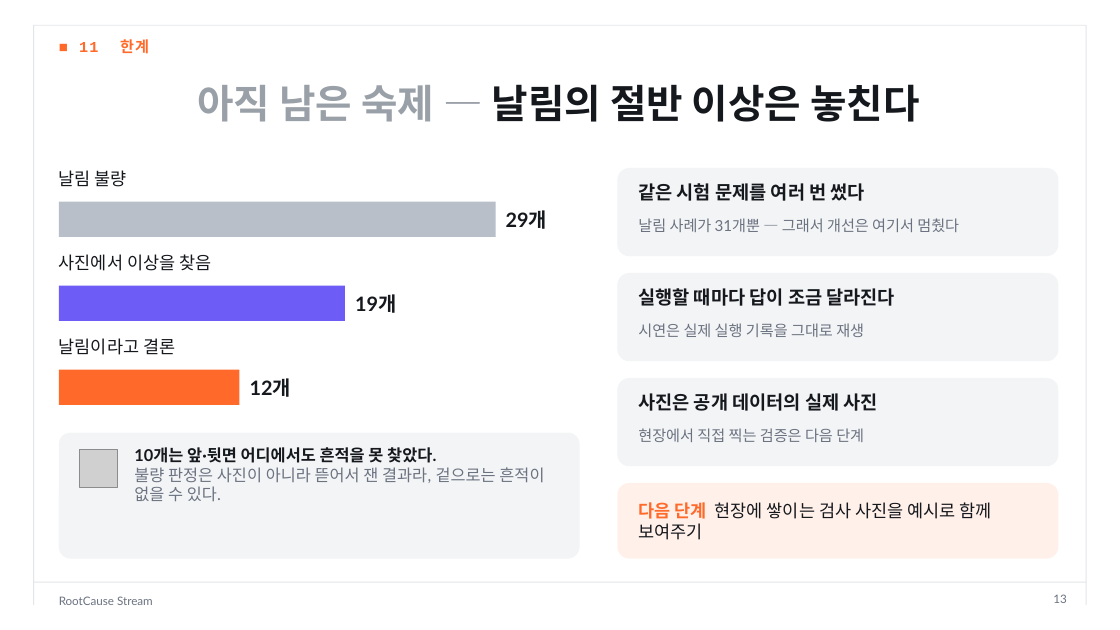
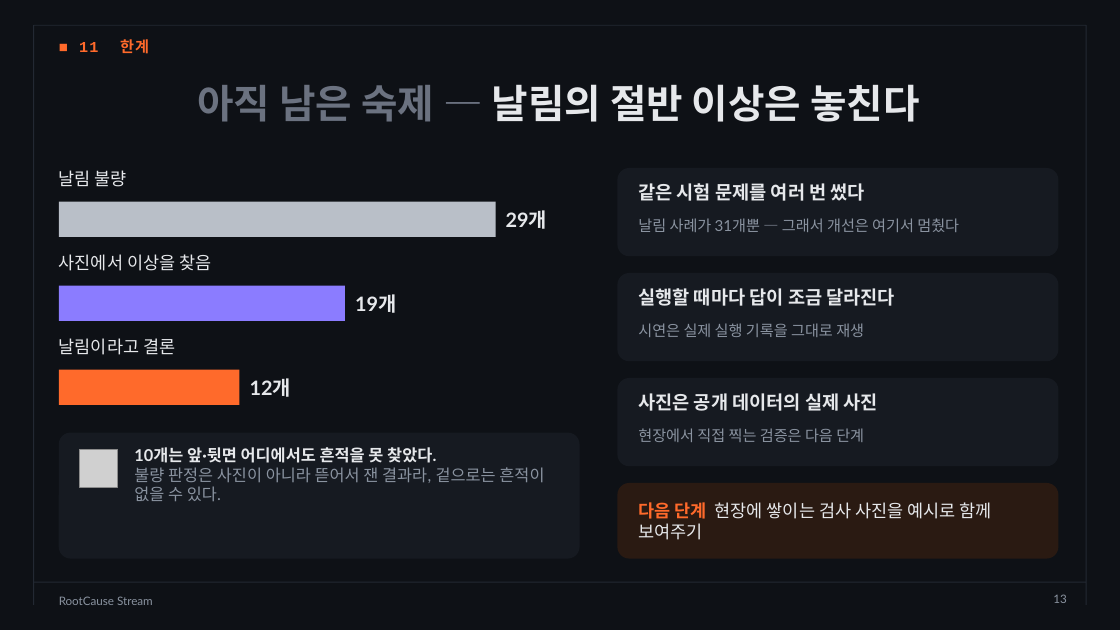
Before and after one commit to dlwogud/rootcause-stream, a slide deck: slide 13 of deck/RootCause_Stream_발표자료.pptx. Drawn at 1120x630 pixels with LibreOffice and Linux fonts; fonts in the diff are those of the drawing; grey boxes stand for pictures; background and template pictures are left out. Boxes give left, top, right and bottom in pixels: in the first picture for what was removed or moved away, otherwise in the second. Text is boxed around its words. In the diff, an @@ line names an element or a change of style, - is before the commit and + after.

```diff
--- a/deck/RootCause_Stream_발표자료.pptx
+++ b/deck/RootCause_Stream_발표자료.pptx
@@ background #FFFFFF to picture (left out) @@
@@ line (34, 25) - (34, 605): stroke #E3E5E9 0.75 pt to #232933 0.75 pt @@
@@ line (34, 25) - (1086, 25): stroke #E3E5E9 0.75 pt to #232933 0.75 pt @@
@@ line (1086, 25) - (1086, 605): stroke #E3E5E9 0.75 pt to #232933 0.75 pt @@
@@ title "아직 남은 숙제 — 날림의 ..." at [197, 84, 919, 122]: text colour #9AA0A8 to #6B7280 in "아직 남은 숙제 —"; text colour #15181D to #E6E8EB in "날림의 절반 이상은 놓친다" @@
@@ rectangle at [59, 286, 345, 321]: fill #6D5DF6 to #8B7CFF @@
@@ fill #F3F4F6 to #161A21 in 4 elements at [59, 433, 580, 559], [618, 168, 1059, 256], [618, 273, 1059, 361], [618, 378, 1059, 466] @@
@@ text colour #15181D to #E6E8EB in 9 elements at [59, 170, 127, 187], [506, 210, 547, 229], [59, 254, 211, 271], [355, 294, 396, 313], [59, 338, 175, 355], [250, 378, 291, 397], [638, 183, 865, 201], [638, 288, 895, 306], [638, 393, 878, 411] @@
@@ text "10개는 앞·뒷면 어디에서도 흔적을 못 ..." at [134, 447, 544, 501]: text colour #15181D to #E6E8EB in "10개는 앞·뒷면 어디에서도 흔적을 못 찾았다."; text colour #6B7280 to #8A93A0 in "불량 판정은 사진이 아니라 뜯어서 잰 결과라, ..." @@
@@ rounded rectangle at [618, 483, 1059, 559]: fill #FFF1EA to #2A1A12 @@
@@ text "다음 단계 현장에 쌓이는 검사 ..." at [638, 502, 991, 540]: text colour #15181D to #E6E8EB in "현장에 쌓이는 검사 사진을 예시로 함께 보여주기" @@
@@ line (34, 582) - (1086, 582): stroke #E3E5E9 0.75 pt to #232933 0.75 pt @@
@@ text colour #6B7280 to #8A93A0 in 5 elements at [638, 218, 959, 232], [638, 323, 864, 337], [638, 428, 864, 442], [1053, 594, 1066, 603], [59, 596, 153, 605] @@
```
Also in this commit, not shown: 16 other slides changed, 8 other files.
